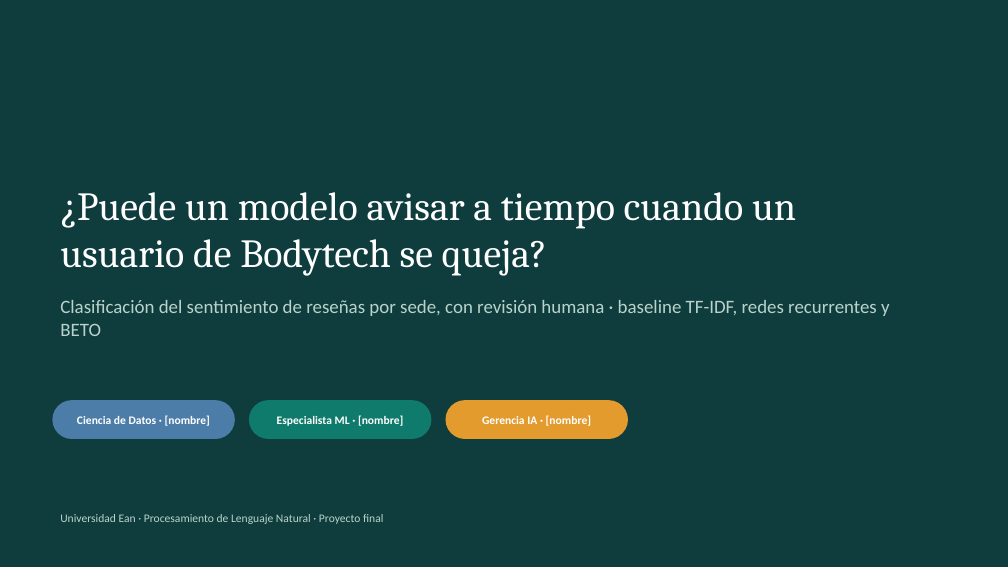
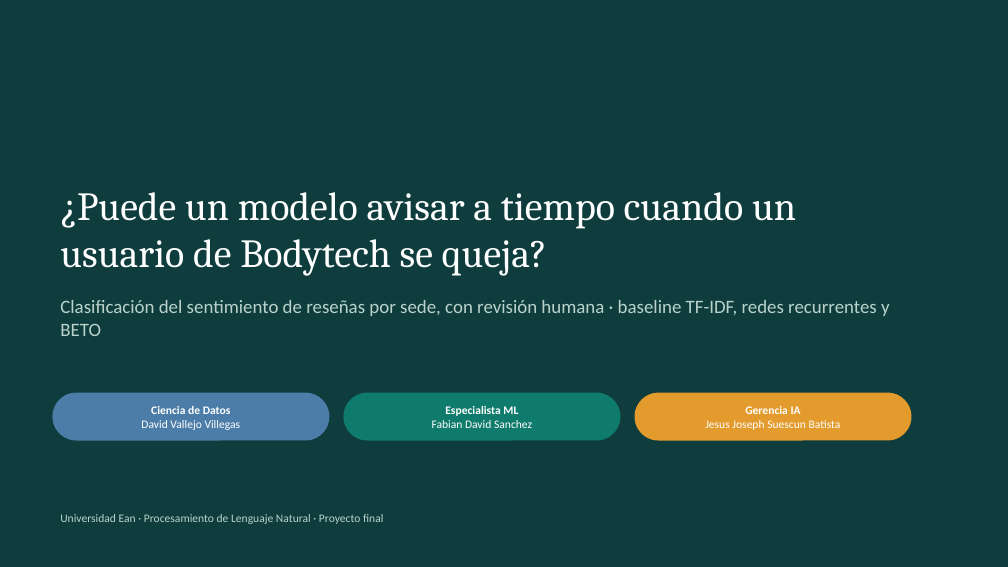
Before and after one commit to josephsbatista/proyecto-pln-bodytech, a slide deck: slide 1 of entregables/Presentacion_Final.pptx. Drawn at 1008x567 pixels with LibreOffice and Linux fonts; fonts in the diff are those of the drawing. Boxes give left, top, right and bottom in pixels: in the first picture for what was removed or moved away, otherwise in the second. Text is boxed around its words. In the diff, an @@ line names an element or a change of style, - is before the commit and + after.

```diff
--- a/entregables/Presentacion_Final.pptx
+++ b/entregables/Presentacion_Final.pptx
@@ rounded rectangle: place and size @@
-rounded rectangle at [53,401,234,439]
+rounded rectangle at [53,393,329,440]
@@ text at [141,406,241,430]: text changed; bold off @@
-Ciencia de Datos · [nombre]
+Ciencia de Datos
+David Vallejo Villegas
@@ rounded rectangle: place and size @@
-rounded rectangle at [250,401,431,439]
+rounded rectangle at [344,393,620,440]
@@ text at [432,406,532,428]: text changed; bold off @@
-Especialista ML · [nombre]
+Especialista ML
+Fabian David Sanchez
@@ rounded rectangle: place and size @@
-rounded rectangle at [446,401,628,439]
+rounded rectangle at [635,393,911,440]
@@ text at [705,406,841,430]: text changed; bold off @@
-Gerencia IA · [nombre]
+Gerencia IA
+Jesus Joseph Suescun Batista
```
Also in this commit, not shown: 15 other slides changed, 1 slide added, 6 other files.
